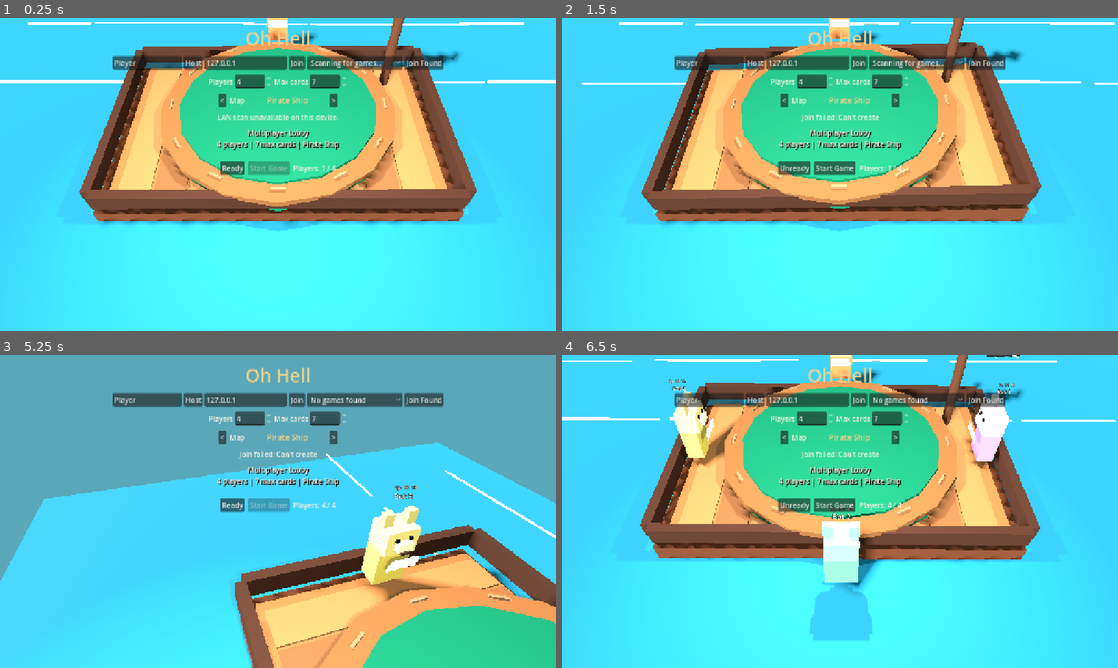
Above: before the commit, frames 1-4 (two rows, left to right).
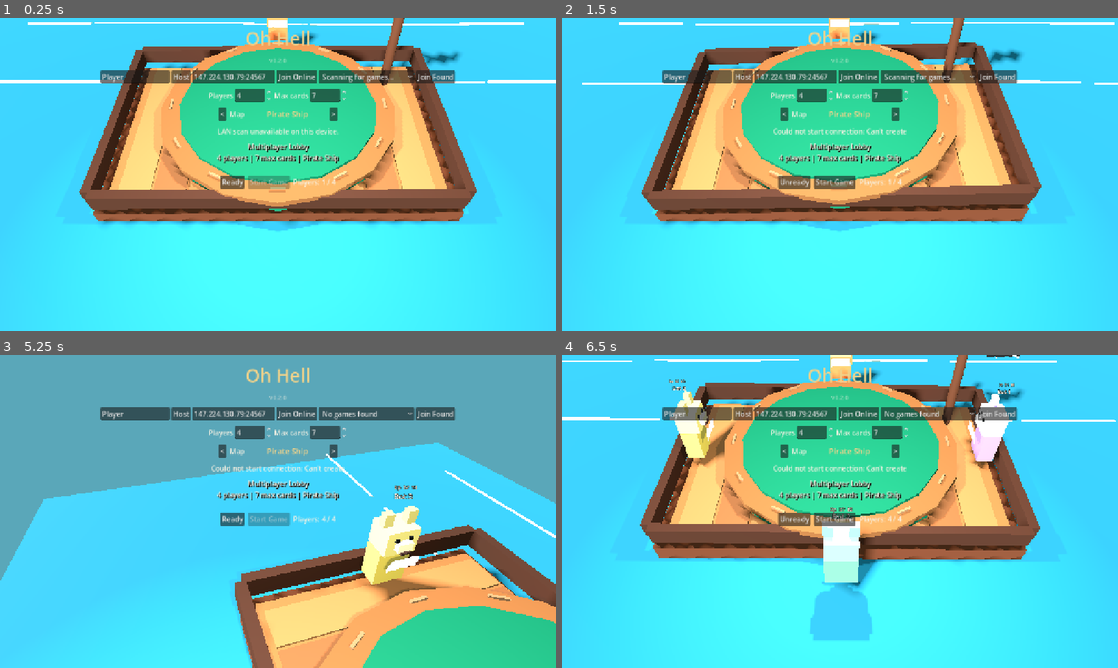
Above: after the commit, the same moments.

Repository: JordanOakFox/oh-hell-godot
Game: Godot game, scene res://scenes/main.tscn
The game is run twice, just before and just after one commit, with the same random seed, the same clock (stepped at 60 frames per second) and the same inputs.
Inputs (mouse positions are in pixels of both pictures, inside the frame that each line leads up to):
- Up to frame 1 (0.25 s): no input
- Up to frame 2 (1.5 s): click "Join" (after the commit: "Join Online") at 0.5 s; click "Ready" at 1.25 s
- Up to frame 3 (5.25 s): click "Start Game" at 2 s; click "0" at 2.75 s; tap Enter at 3.5 s; move the mouse to (400, 495) at 3.52 s; tap E at 3.6, 4.35 s; click (400, 495) at 3.67 s; move the mouse to (250, 511) at 4.27 s; click (250, 511) at 4.42 s; click "Stop Game" at 5 s
- Up to frame 4 (6.5 s): click "Ready" at 5.75 s

The runs differ from the first frame. In frame 1, 8.7% of the frame differs, in the area x 18-82%, y 12-55%; in frame 2, 8.9%; in frame 3, 8.9%; in frame 4, 8.9%.

Commit message:
Start Steam release readiness

Diff:
--- a/project.godot
+++ b/project.godot
@@ -14,7 +14,7 @@
 
 [application]
 
-config/name="Oh Hell Multiplayer Starter"
+config/name="Oh Hell"
 run/main_scene="res://scenes/main.tscn"
 config/features=PackedStringArray("4.6")
 
--- a/scripts/main.gd
+++ b/scripts/main.gd
@@ -1,6 +1,8 @@
 extends Control
 
 const STARTING_NAMES := ["Player 1", "Player 2", "Player 3", "Player 4"]
+const GAME_VERSION := "0.2.0"
+const DEFAULT_SERVER_ADDRESS := "147.224.130.79:24567"
 const DEFAULT_MAX_CARDS := 7
 const DEFAULT_PLAYERS := 4
 const MAP_IDS := ["pirate", "space", "living_room", "jungle"]
@@ -42,8 +44,10 @@
 var bot_turn_serial := 0
 var hovered_3d_card_index := -1
 var dedicated_server := false
+var version_warning := ""
 
 var title_label: Label
+var version_label: Label
 var status_label: Label
 var table_label: Label
 var player_hud_panel: PanelContainer
@@ -133,6 +137,13 @@
 	title_label.add_theme_color_override("font_color", Color("#f0d28a"))
 	root.add_child(title_label)
 
+	version_label = Label.new()
+	version_label.text = "v%s" % GAME_VERSION
+	version_label.horizontal_alignment = HORIZONTAL_ALIGNMENT_CENTER
+	version_label.add_theme_font_size_override("font_size", 14)
+	version_label.add_theme_color_override("font_color", Color("#f7f1e399"))
+	root.add_child(version_label)
+
 	net_row = HBoxContainer.new()
 	net_row.alignment = BoxContainer.ALIGNMENT_CENTER
 	root.add_child(net_row)
@@ -150,13 +161,13 @@
 	net_row.add_child(host_button)
 
 	address_input = LineEdit.new()
-	address_input.text = "127.0.0.1"
-	address_input.placeholder_text = "Host IP or IP:port"
+	address_input.text = DEFAULT_SERVER_ADDRESS
+	address_input.placeholder_text = "Server IP or IP:port"
 	address_input.custom_minimum_size = Vector2(190, 0)
 	net_row.add_child(address_input)
 
 	var join_button := Button.new()
-	join_button.text = "Join"
+	join_button.text = "Join Online"
 	join_button.pressed.connect(_on_join_pressed)
 	net_row.add_child(join_button)
 
@@ -420,11 +431,11 @@
 	_read_local_profile_input()
 	var address := address_input.text.strip_edges()
 	if address.is_empty():
-		address = "127.0.0.1"
+		address = DEFAULT_SERVER_ADDRESS
 	var endpoint := _parse_join_endpoint(address, _command_line_int("--port", Net.DEFAULT_PORT, 1, 65535))
 	var err := Net.join(endpoint["address"], endpoint["port"])
 	if err != OK:
-		_set_status("Join failed: %s" % error_string(err))
+		_set_status("Could not start connection: %s" % error_string(err))
 	else:
 		Net.stop_discovery()
 		_create_client_waiting_view()
@@ -628,6 +639,10 @@
 @rpc("authority", "call_local", "reliable")
 func _receive_private_state(public_state: Dictionary, hand: Array, seat: int) -> void:
 	view_state = public_state
+	var server_version := str(public_state.get("server_version", GAME_VERSION))
+	version_warning = ""
+	if server_version != GAME_VERSION:
+		version_warning = "Version warning: you have v%s, server has v%s." % [GAME_VERSION, server_version]
 	if not multiplayer.multiplayer_peer or not multiplayer.is_server():
 		state = public_state
 	local_hand = hand
@@ -636,6 +651,7 @@
 
 func _public_state() -> Dictionary:
 	var public := state.duplicate(true)
+	public["server_version"] = GAME_VERSION
 	public.erase("hands")
 	if public["phase"] == "bidding":
 		var hidden_bids := []
@@ -664,6 +680,8 @@
 	var active_game: bool = view_state.get("phase", "") in ["bidding", "playing", "trick_end", "round_end"]
 	if title_label:
 		title_label.visible = view_state.get("phase", "") in ["connecting", "lobby", "game_end"]
+	if version_label:
+		version_label.visible = title_label and title_label.visible
 	if net_row:
 		net_row.visible = not active_game
 	if settings_row:
@@ -820,6 +838,8 @@
 			status = "ready" if view_state["ready"][i] else "not ready"
 		seat_parts.append("%d %s: %s" % [i + 1, view_state["names"][i], status])
 	text += "Seats: %s\n" % " | ".join(seat_parts)
+	if not version_warning.is_empty():
+		text += "%s\n" % version_warning
 	text += view_state["message"]
 	table_label.text = text
 	_render_trick()
@@ -1788,7 +1808,7 @@
 
 func _on_connection_failed() -> void:
 	_create_client_waiting_view()
-	view_state["message"] = "Connection failed."
+	view_state["message"] = "Could not reach the server. Check the address, your internet, or try again."
 	_render()
 
 @rpc("any_peer", "reliable")
Not shown, changed: export_presets.cfg
Not shown, changed: README.md
Not shown, added: docs/steam-readiness.md
